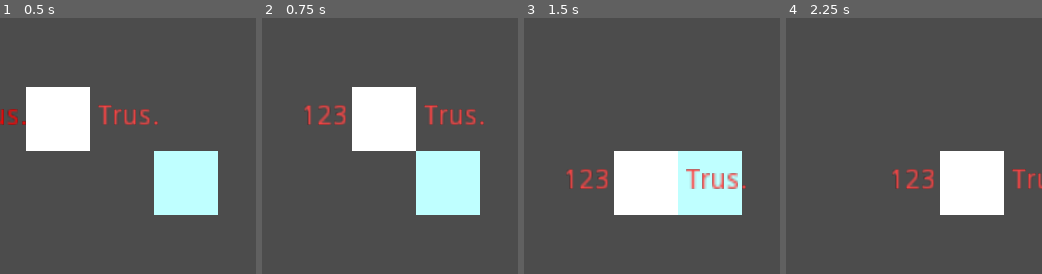
Above: before the commit, frames 1-4 (left to right).
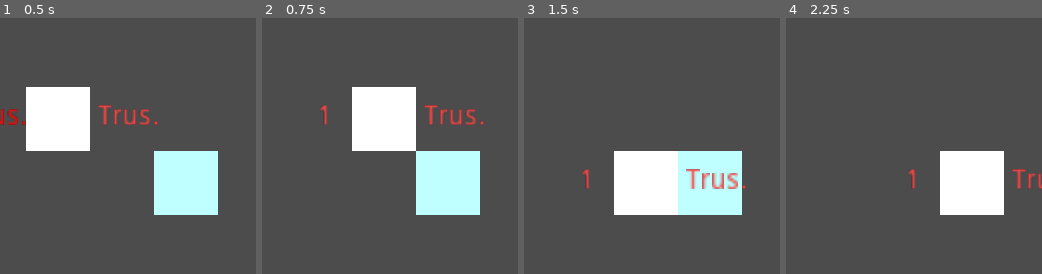
Above: after the commit, the same moments.

Repository: DarkKapla/GMTK-Game-Jam-2022
Game: Godot game, scene res://Level.tscn
The game is run twice, just before and just after one commit, with the same random seed, the same clock (stepped at 60 frames per second) and the same inputs.
Inputs:
- Up to frame 1 (0.5 s): no input
- Up to frame 2 (0.75 s): tap Enter at 0.5 s; hold Right (ui_right) from 0.53 s (still down)
- Up to frame 3 (1.5 s): tap Space at 1.25 s; release Right (ui_right) at 1.28 s; hold Down (ui_down) from 1.28 s (still down)
- Up to frame 4 (2.25 s): tap Enter at 2 s; release Down (ui_down) at 2.03 s; hold Right (ui_right) from 2.03 s (still down)
The pictures show only the part of the screen within x 20-70%, y 12-62%; the shares and areas given below are measured in that part.

Frame 1 is identical in both runs. In frame 2, 0.6% of the frame differs, in the area x 16-33%, y 33-42%; in frame 3, 0.6%; in frame 4, 0.6%.

Commit message:
Add the die's faces variables

Diff:
--- a/Player.gd
+++ b/Player.gd
@@ -1,11 +1,24 @@
 extends "res://Entity.gd"
 
+enum Weapon {None, Rock = 1, Paper = 2, Scissors = 3}
 
-# Declare member variables here. Examples:
-# var a = 2
-# var b = "text"
+const WEAPON_ROCK = "[color=#fe4444][center]1[/center][/color]"
 
-const WEAPON = "[color=#fe4444][center]123[/center][/color]"
+
+"""
+	  zp
+	  ┌────┐
+   ┌────┐yp│
+xm │ ym │──┘  xp
+   └────┘
+	  zm
+"""
+var xp = Weapon.None
+var xm = Weapon.None
+var yp = Weapon.None
+var ym = Weapon.None
+var zp = Weapon.None
+var zm = Weapon.None
 
 # Called when the node enters the scene tree for the first time.
 func _ready():
@@ -18,7 +31,7 @@
 		return
 
 	if self.try_move(direction):
-		$LeftText.bbcode_text = WEAPON
+		$LeftText.bbcode_text = WEAPON_ROCK
 	else:
 		$LeftText.bbcode_text = ""
 
